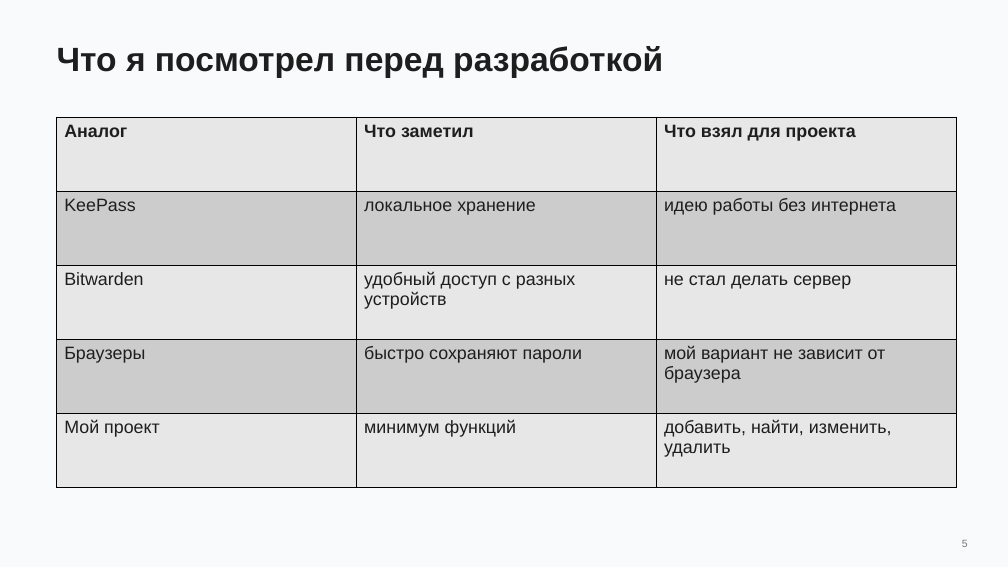
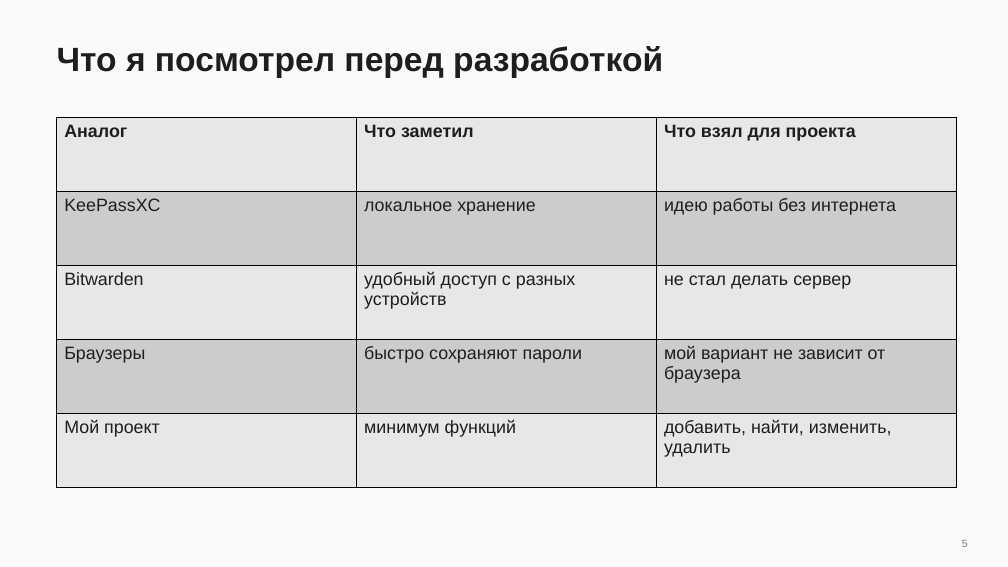
Before and after one commit to quls3/-, a slide deck: slide 5 of Презентация.pptx. Drawn at 1008x567 pixels with LibreOffice and Linux fonts; fonts in the diff are those of the drawing. Boxes give left, top, right and bottom in pixels: in the first picture for what was removed or moved away, otherwise in the second. Text is boxed around its words. In the diff, an @@ line names an element or a change of style, - is before the commit and + after.

```diff
--- a/Презентация.pptx
+++ b/Презентация.pptx
@@ table at (x1=57, y1=117, x2=957, y2=488) @@
-row 2, column 1: KeePass
+row 2, column 1: KeePassXC
```
Also in this commit, not shown: 2 other slides changed.
